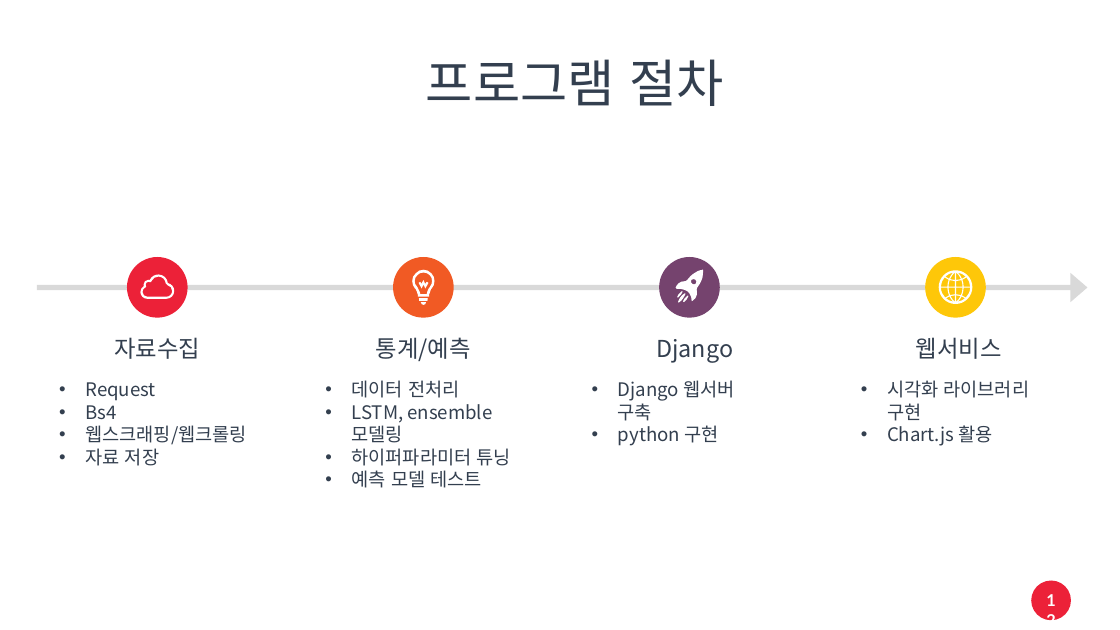
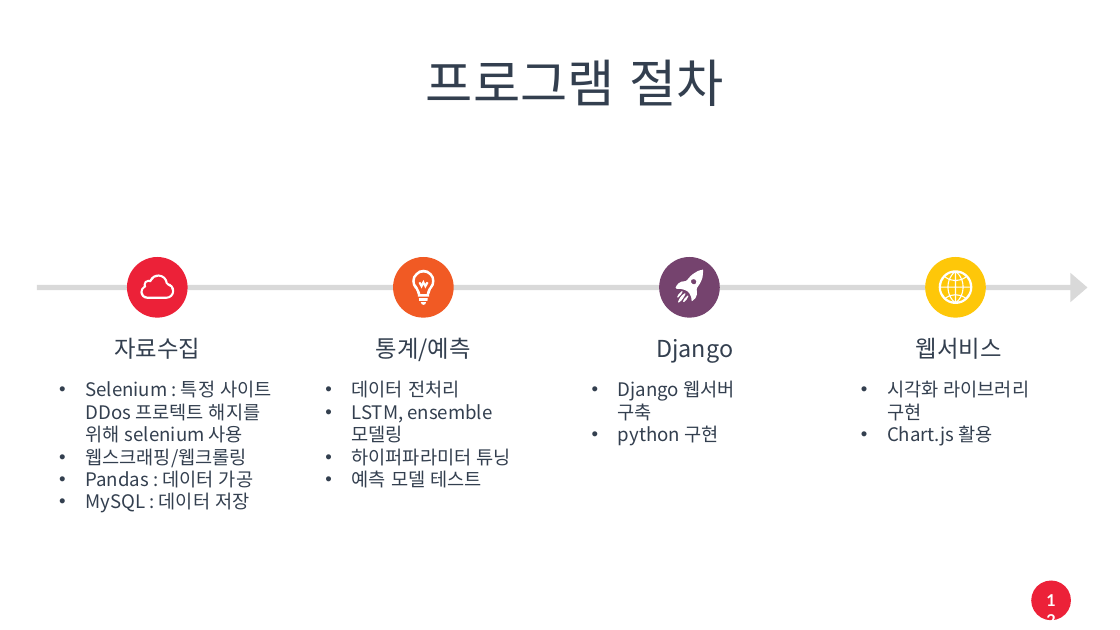
Before and after one commit to linkz73/idol_rank, a slide deck: slide 12 of 자료/프로젝트.pptx. Drawn at 1120x630 pixels with LibreOffice and Linux fonts; fonts in the diff are those of the drawing. Boxes give left, top, right and bottom in pixels: in the first picture for what was removed or moved away, otherwise in the second. Text is boxed around its words. In the diff, an @@ line names an element or a change of style, - is before the commit and + after.

```diff
--- a/자료/프로젝트.pptx
+++ b/자료/프로젝트.pptx
@@ text at box(85, 380, 271, 443): text changed @@
-• Request
-• Bs4
+• Selenium : 특정 사이트 DDos 프로텍트 해지를 위해 selenium 사용
@@ text at box(85, 467, 253, 513): text changed @@
-• 자료 저장
+• Pandas : 데이터 가공
+• MySQL : 데이터 저장
```
Also in this commit, not shown: 10 other slides changed.
